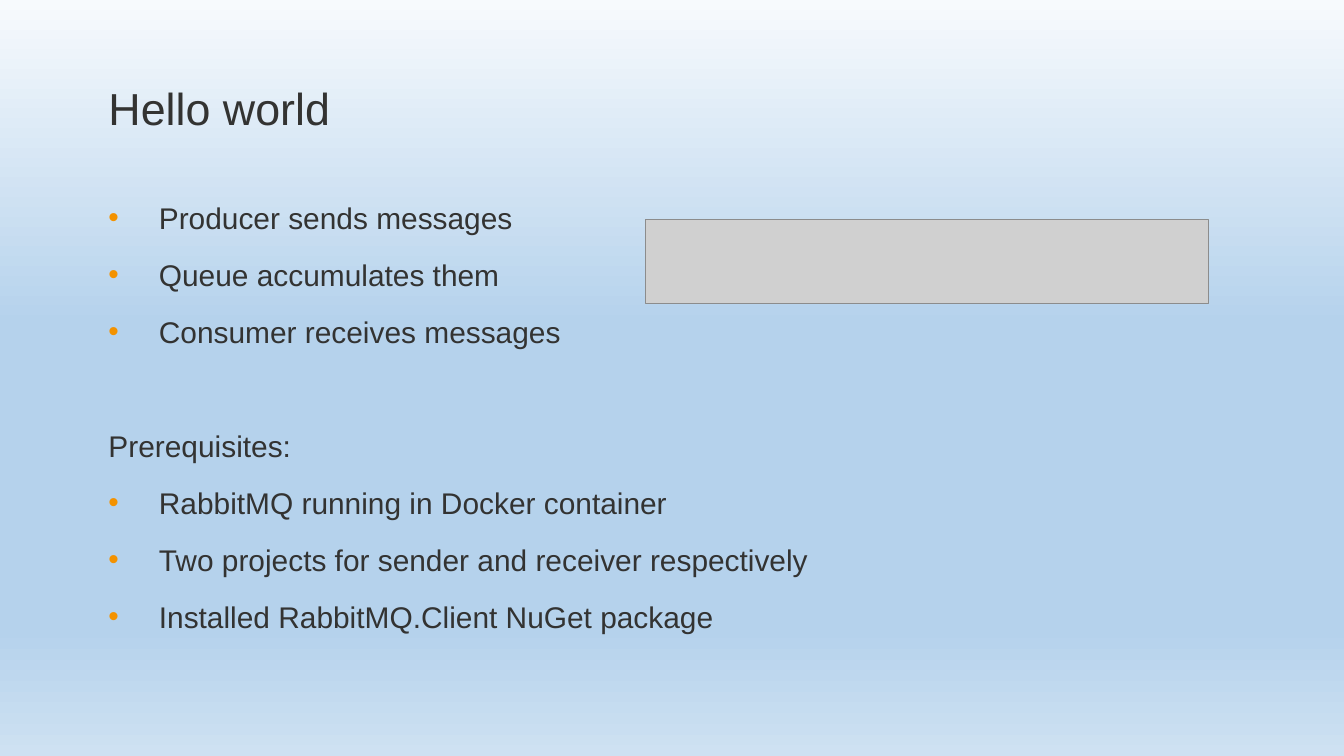
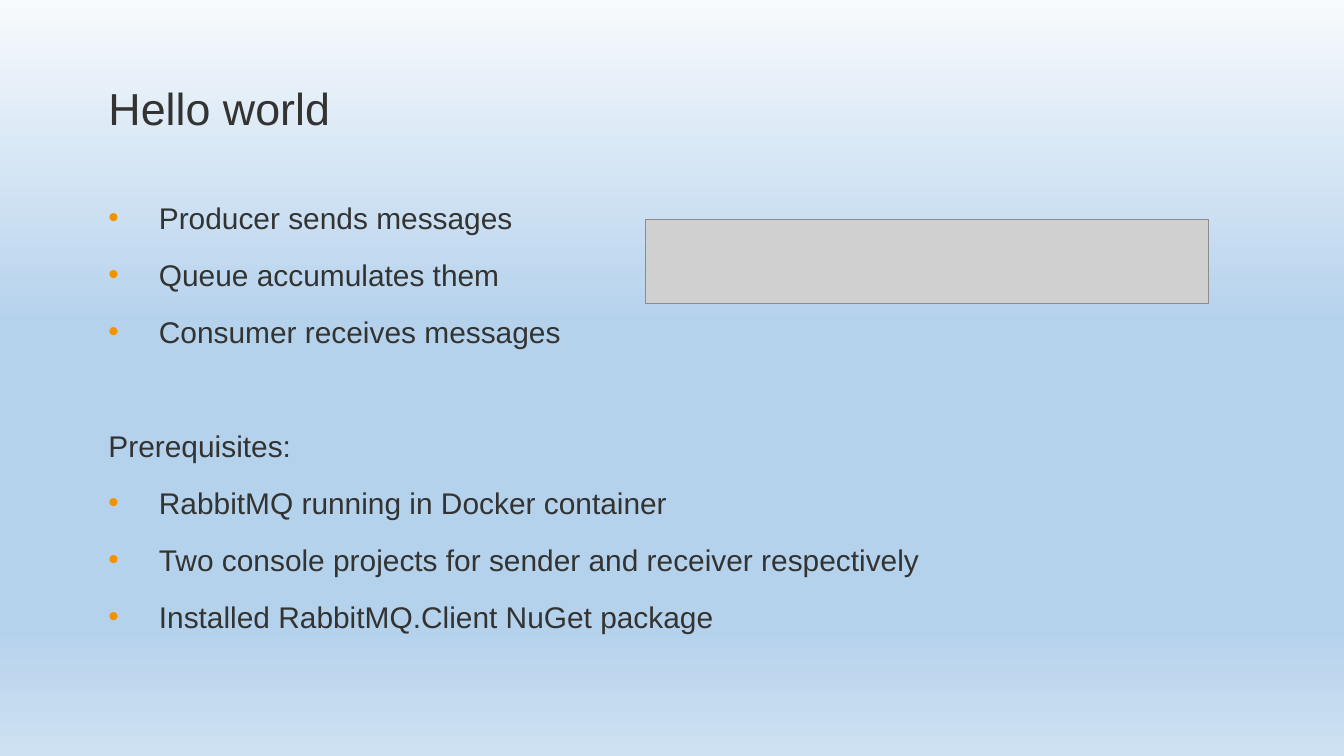
Before and after one commit to EPilyaev/RabbitMQNetCore, a slide deck: slide 6 of RabbitMQNetCore.pptm. Drawn at 1344x756 pixels with LibreOffice and Linux fonts; fonts in the diff are those of the drawing; grey boxes stand for pictures; background and template pictures are left out. Boxes give left, top, right and bottom in pixels: in the first picture for what was removed or moved away, otherwise in the second. Text is boxed around its words. In the diff, an @@ line names an element or a change of style, - is before the commit and + after.

```diff
--- a/RabbitMQNetCore.pptm
+++ b/RabbitMQNetCore.pptm
@@ text at [159, 549, 919, 576]: text changed @@
-• Two projects for sender and receiver respectively
+• Two console projects for sender and receiver respectively
```
Also in this commit, not shown: 2 slides added, 1 slide removed, 5 other files.
